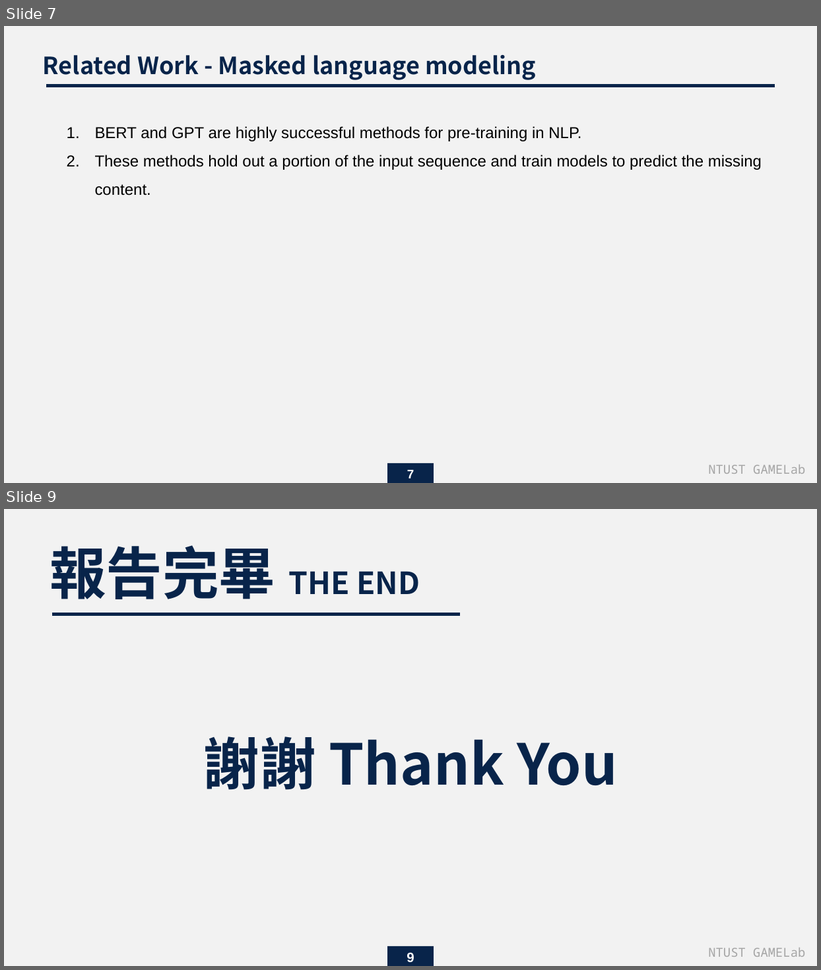
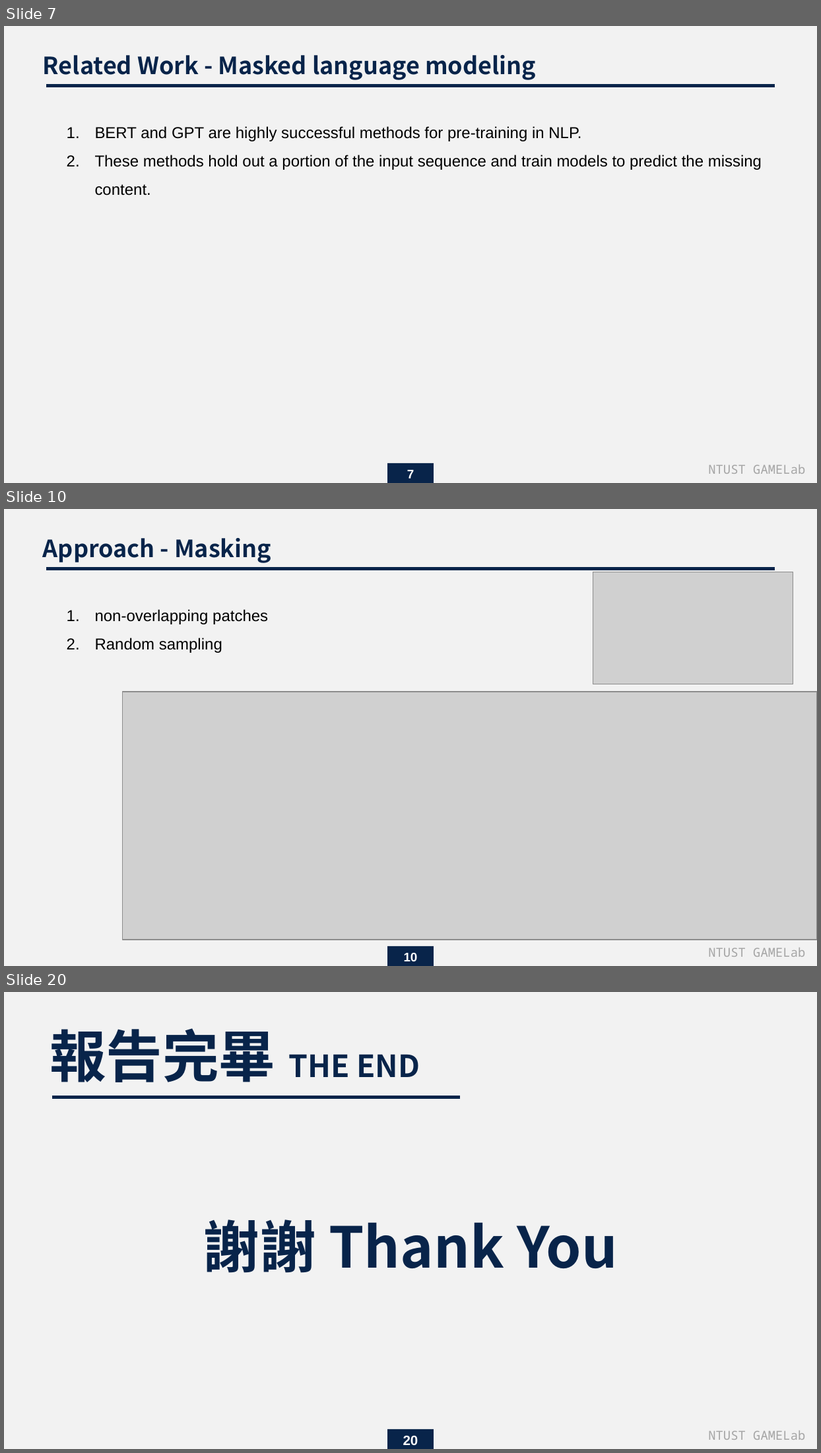
Before and after one commit to endman100/paper-, a slide deck: Masked Autoencoders Are Scalable Vision Learners.pptx. Shown one above the other, each under a label of ours: slides 7 and 9 before the commit, slides 7, 10 and 20 after it; the slides between them are not shown. The pictures are 821x970 and 821x1453 pixels, drawn with LibreOffice and Linux fonts; fonts in the diff are those of the drawing; grey boxes stand for pictures. Boxes give left, top, right and bottom in pixels: in the first picture for what was removed or moved away, otherwise in the second. Text is boxed around its words. In the diff, an @@ line names an element or a change of style, - is before the commit and + after.

```diff
--- a/Masked Autoencoders Are Scalable Vision Learners.pptx
+++ b/Masked Autoencoders Are Scalable Vision Learners.pptx
@@ slide 10 added at (x1=4, y1=509, x2=817, y2=966), background #F2F2F2 @@
@@ text added at (x1=43, y1=538, x2=271, y2=563), 21 pt, text #08244A, bold @@
+Approach - Masking
@@ line added from (775, 569) to (46, 569), #08244A 3 pt @@
@@ picture added at (x1=593, y1=572, x2=793, y2=684) @@
@@ text added at (x1=95, y1=609, x2=268, y2=653), 14 pt, text #000000 @@
+1. non-overlapping patches
+2. Random sampling
@@ picture added at (x1=123, y1=692, x2=817, y2=940) @@
@@ rectangle added at (x1=388, y1=947, x2=434, y2=966), fill #08244A @@
@@ page number added at (x1=404, y1=953, x2=418, y2=962), 11 pt, text #FFFFFF, bold @@
+10
@@ text added at (x1=708, y1=948, x2=805, y2=957), 11 pt, text #A5A5A5 @@
+NTUST GAMELab
@@ what was slide 9 is now slide 20 @@
@@ page number at (x1=403, y1=1436, x2=418, y2=1446): text changed @@
-9
+20
```
Also in this commit, not shown: 2 slides changed, 10 other slides added.
